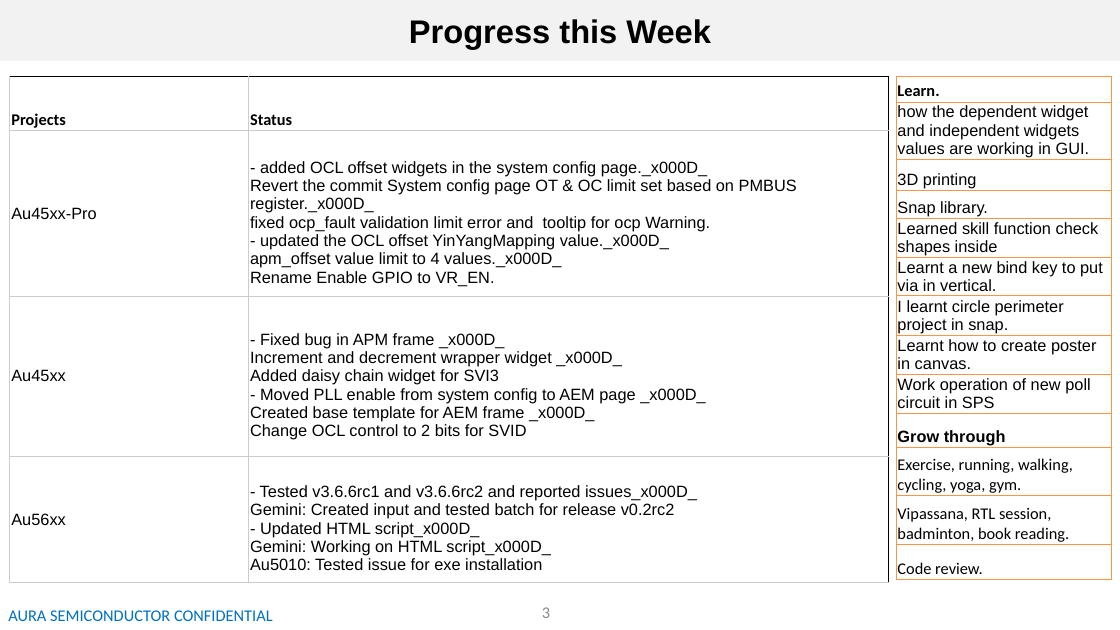
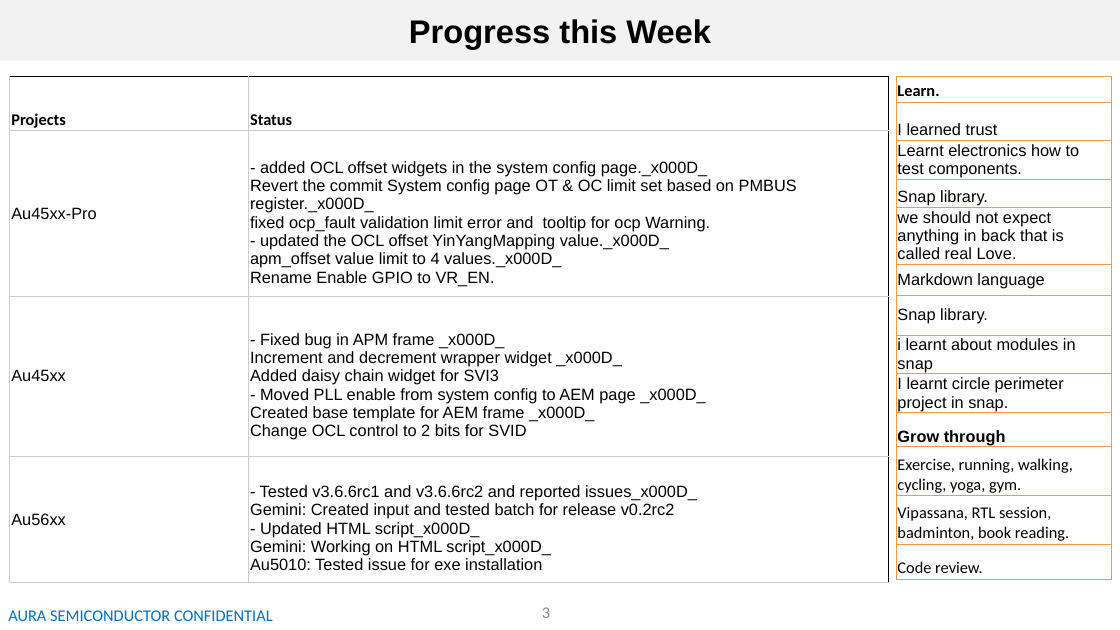
Before and after one commit to Ranjith1823/pptx-converter, a slide deck: slide 3 of C3SLD_Final_AutoPaginated.pptx. Drawn at 1120x630 pixels with LibreOffice and Linux fonts; fonts in the diff are those of the drawing; background and template pictures are left out. Boxes give left, top, right and bottom in pixels: in the first picture for what was removed or moved away, otherwise in the second. Text is boxed around its words. In the diff, an @@ line names an element or a change of style, - is before the commit and + after.

```diff
--- a/C3SLD_Final_AutoPaginated.pptx
+++ b/C3SLD_Final_AutoPaginated.pptx
@@ table at (897, 76, 1112, 577) @@
-row 2, column 1: how the dependent widget and independent widgets values are working in GUI.
+row 2, column 1: I learned trust
-row 3, column 1: 3D printing
+row 3, column 1: Learnt electronics how to test components.
-row 5: Learned skill function check shapes inside
-row 6: Learnt a new bind key to put via in vertical.
+row 5: we should not expect anything in back that is called real Love.
+row 6: Markdown language
+row 7: Snap library.
+row 8: i learnt about modules in snap
-row 8: Learnt how to create poster in canvas.
-row 9: Work operation of new poll circuit in SPS
```
Also in this commit, not shown: 1 other slide changed.
